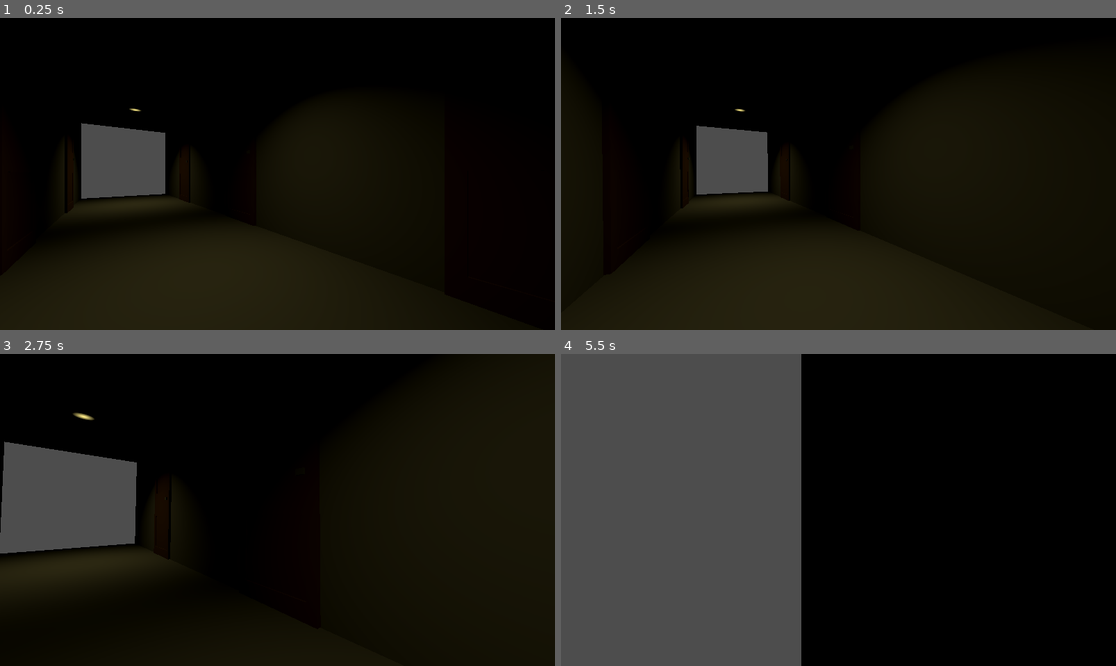
Above: before the commit, frames 1-4 (two rows, left to right).
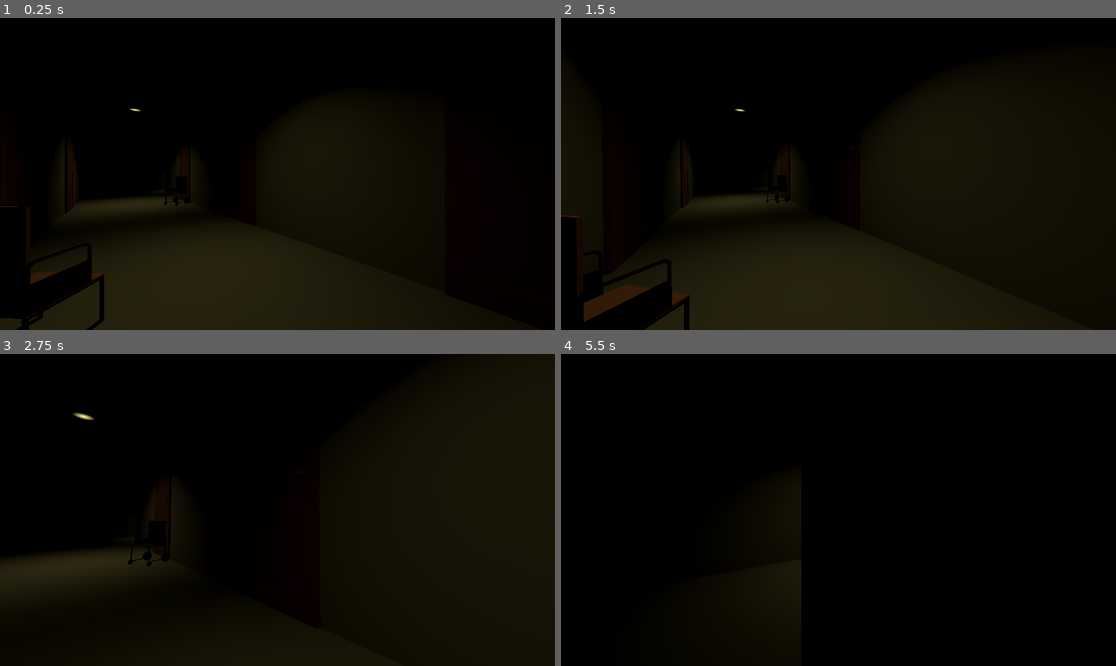
Above: after the commit, the same moments.

Repository: Nawreua/pizza-doggy-jam-4
Game: Godot game, scene res://levels/corridor2b/corridor2b.tscn
Two runs of this game, one before a commit and one after it. Both use one fixed random seed, a clock stepped at 60 frames per second and the inputs below. The project has no main scene, so this scene is started directly.
Inputs (mouse positions are in pixels of both pictures, inside the frame that each line leads up to):
- Up to frame 1 (0.25 s): no input
- Up to frame 2 (1.5 s): tap Enter at 0.5 s; move the mouse to (866, 174) at 0.52 s; hold W (move_forward) from 0.53 s (still down); move the mouse to (810, 174) at 1.27 s
- Up to frame 3 (2.75 s): keep holding W (move_forward); move the mouse to (288, 503) at 2.02 s
- Up to frame 4 (5.5 s): keep holding W (move_forward); move the mouse to (832, 516) at 2.77 s; move the mouse to (877, 513) at 3.52 s; move the mouse to (794, 506) at 4.27 s; move the mouse to (844, 510) at 5.02 s

The runs differ from the first frame. In frame 1, 5.3% of the frame differs, in the area x 0-34%, y 33-100%; in frame 2, 4.5%; in frame 3, 7.6%; in frame 4, 43%, in the area x 0-44%, y 0-100%.

Commit message:
levels: expanded corridor 2b

Diff:
--- a/levels/corridor2b/corridor2b.tscn
+++ b/levels/corridor2b/corridor2b.tscn
@@ -3,7 +3,9 @@
 [ext_resource type="Material" uid="uid://d2wuvwotxphge" path="res://assets/materials/wall_grey.tres" id="1_0hhuj"]
 [ext_resource type="PackedScene" uid="uid://c65ovcsfy68bd" path="res://assets/models/door.glb" id="2_6ggwl"]
 [ext_resource type="PackedScene" uid="uid://cx1t64q6n6hl6" path="res://scenes/player/player.tscn" id="3_75aiw"]
+[ext_resource type="PackedScene" uid="uid://c1riew33xe3aq" path="res://assets/models/chair.glb" id="3_pgt5o"]
 [ext_resource type="PackedScene" uid="uid://dxa8xtqr7xgxb" path="res://scenes/props/lights/spot_light_simple.tscn" id="4_l83in"]
+[ext_resource type="PackedScene" uid="uid://b8u8lg0q386my" path="res://assets/models/wheelchair.glb" id="4_nhkeb"]
 
 [sub_resource type="PlaneMesh" id="PlaneMesh_0hhuj"]
 material = ExtResource("1_0hhuj")
@@ -42,6 +44,52 @@
 material = ExtResource("1_0hhuj")
 flip_faces = true
 size = Vector2(18, 3)
+
+[sub_resource type="PlaneMesh" id="PlaneMesh_nhkeb"]
+material = ExtResource("1_0hhuj")
+size = Vector2(3, 24)
+
+[sub_resource type="ConcavePolygonShape3D" id="ConcavePolygonShape3D_4xrjk"]
+data = PackedVector3Array(1.5, 0, 12, -1.5, 0, 12, 1.5, 0, -12, -1.5, 0, 12, -1.5, 0, -12, 1.5, 0, -12)
+
+[sub_resource type="PlaneMesh" id="PlaneMesh_fb1am"]
+material = ExtResource("1_0hhuj")
+flip_faces = true
+size = Vector2(3.25, 3.25)
+orientation = 2
+
+[sub_resource type="ConcavePolygonShape3D" id="ConcavePolygonShape3D_nhkeb"]
+data = PackedVector3Array(-1.625, -1.625, 0, 1.625, -1.625, 0, 1.625, 1.625, 0, -1.625, 1.625, 0, -1.625, -1.625, 0, 1.625, 1.625, 0)
+
+[sub_resource type="PlaneMesh" id="PlaneMesh_qjoyh"]
+material = ExtResource("1_0hhuj")
+size = Vector2(24, 3.25)
+orientation = 0
+
+[sub_resource type="ConcavePolygonShape3D" id="ConcavePolygonShape3D_fb1am"]
+data = PackedVector3Array(0, -1.625, -12, 0, -1.625, 12, 0, 1.625, -12, 0, -1.625, 12, 0, 1.625, 12, 0, 1.625, -12)
+
+[sub_resource type="PlaneMesh" id="PlaneMesh_6kdt7"]
+material = ExtResource("1_0hhuj")
+size = Vector2(3.25, 3.25)
+orientation = 2
+
+[sub_resource type="ConcavePolygonShape3D" id="ConcavePolygonShape3D_qjoyh"]
+data = PackedVector3Array(1.625, -1.625, 0, -1.625, -1.625, 0, 1.625, 1.625, 0, -1.625, -1.625, 0, -1.625, 1.625, 0, 1.625, 1.625, 0)
+
+[sub_resource type="PlaneMesh" id="PlaneMesh_4xrjk"]
+material = ExtResource("1_0hhuj")
+flip_faces = true
+size = Vector2(23, 3.25)
+orientation = 0
+
+[sub_resource type="ConcavePolygonShape3D" id="ConcavePolygonShape3D_6kdt7"]
+data = PackedVector3Array(0, -1.625, 11.5, 0, -1.625, -11.5, 0, 1.625, -11.5, 0, 1.625, 11.5, 0, -1.625, 11.5, 0, 1.625, -11.5)
+
+[sub_resource type="PlaneMesh" id="PlaneMesh_p414p"]
+material = ExtResource("1_0hhuj")
+flip_faces = true
+size = Vector2(3, 24)
 
 [node name="Corridor2b" type="Node3D" unique_id=170621927]
 
@@ -86,6 +134,55 @@
 transform = Transform3D(1, 0, 0, 0, 1, 0, 0, 0, 1, 0, 3, 0)
 mesh = SubResource("PlaneMesh_l83in")
 
+[node name="Floor2" type="MeshInstance3D" parent="Walls" unique_id=1060993241]
+transform = Transform3D(1, 0, 0, 0, 1, 0, 0, 0, 1, -10.493818, 0, -10.477509)
+mesh = SubResource("PlaneMesh_nhkeb")
+
+[node name="StaticBody3D" type="StaticBody3D" parent="Walls/Floor2" unique_id=1873353653]
+
+[node name="CollisionShape3D" type="CollisionShape3D" parent="Walls/Floor2/StaticBody3D" unique_id=2089537859]
+shape = SubResource("ConcavePolygonShape3D_4xrjk")
+
+[node name="MeshInstance3D4" type="MeshInstance3D" parent="Walls" unique_id=687347478]
+transform = Transform3D(1, 0, 0, 0, 1, 0, 0, 0, 1, -10.379, 1.5132542, 1.488)
+mesh = SubResource("PlaneMesh_fb1am")
+
+[node name="StaticBody3D" type="StaticBody3D" parent="Walls/MeshInstance3D4" unique_id=475477333]
+
+[node name="CollisionShape3D" type="CollisionShape3D" parent="Walls/MeshInstance3D4/StaticBody3D" unique_id=970329206]
+shape = SubResource("ConcavePolygonShape3D_nhkeb")
+
+[node name="MeshInstance3D5" type="MeshInstance3D" parent="Walls" unique_id=768874968]
+transform = Transform3D(1, 0, 0, 0, 1, 0, 0, 0, 1, -11.98099, 1.4684408, -10.51229)
+mesh = SubResource("PlaneMesh_qjoyh")
+
+[node name="StaticBody3D" type="StaticBody3D" parent="Walls/MeshInstance3D5" unique_id=727046143]
+
+[node name="CollisionShape3D" type="CollisionShape3D" parent="Walls/MeshInstance3D5/StaticBody3D" unique_id=2102844114]
+shape = SubResource("ConcavePolygonShape3D_fb1am")
+
+[node name="MeshInstance3D6" type="MeshInstance3D" parent="Walls" unique_id=177883779]
+transform = Transform3D(1, 0, 0, 0, 1, 0, 0, 0, 1, -10.523668, 1.5011275, -22.519026)
+mesh = SubResource("PlaneMesh_6kdt7")
+
+[node name="StaticBody3D" type="StaticBody3D" parent="Walls/MeshInstance3D6" unique_id=1622180577]
+
+[node name="CollisionShape3D" type="CollisionShape3D" parent="Walls/MeshInstance3D6/StaticBody3D" unique_id=1381639909]
+shape = SubResource("ConcavePolygonShape3D_qjoyh")
+
+[node name="MeshInstance3D7" type="MeshInstance3D" parent="Walls" unique_id=1264505931]
+transform = Transform3D(1, 0, 0, 0, 1, 0, 0, 0, 1, -8.989056, 1.4980226, -12.999182)
+mesh = SubResource("PlaneMesh_4xrjk")
+
+[node name="StaticBody3D" type="StaticBody3D" parent="Walls/MeshInstance3D7" unique_id=220808835]
+
+[node name="CollisionShape3D" type="CollisionShape3D" parent="Walls/MeshInstance3D7/StaticBody3D" unique_id=1581133487]
+shape = SubResource("ConcavePolygonShape3D_6kdt7")
+
+[node name="Ceiling2" type="MeshInstance3D" parent="Walls" unique_id=856854864]
+transform = Transform3D(1, 0, 0, 0, 1, 0, 0, 0, 1, -10.494, 3, -10.478)
+mesh = SubResource("PlaneMesh_p414p")
+
 [node name="Props" type="Node" parent="." unique_id=917766844]
 
 [node name="door" parent="Props" unique_id=1893736036 instance=ExtResource("2_6ggwl")]
@@ -112,14 +209,34 @@
 [node name="door8" parent="Props" unique_id=89227635 instance=ExtResource("2_6ggwl")]
 transform = Transform3D(0.5, 0, 0, 0, 0.5, 0, 0, 0, 0.5, -7.558712, 0, 0.18246949)
 
+[node name="chair" parent="Props" unique_id=1806697545 instance=ExtResource("3_pgt5o")]
+transform = Transform3D(0.29651976, 0, -0.40258667, 0, 0.5, 0, 0.40258667, 0, 0.29651976, 8.515379, 0.43898627, -0.73210907)
+
+[node name="chair3" parent="Props" unique_id=739988650 instance=ExtResource("3_pgt5o")]
+transform = Transform3D(-0.33931702, 0, -0.36723828, 0, 0.5, 0, 0.36723828, 0, -0.33931702, 0.2915616, 0.43898627, 1.1850405)
+
+[node name="wheelchair" parent="Props" unique_id=1366926973 instance=ExtResource("4_nhkeb")]
+transform = Transform3D(0.43516496, 0, 0.24623455, 0, 0.5, 0, -0.24623455, 0, 0.43516496, -4.5677476, -0.18730825, -1.4894929)
+
 [node name="Player" parent="." unique_id=798795127 instance=ExtResource("3_75aiw")]
 transform = Transform3D(0.63883495, 0, 0.7693438, 0, 1, 0, -0.7693438, 0, 0.63883495, 2.4123077, 0.16431761, 0.81243026)
 
-[node name="SpotLight3D" parent="." unique_id=83524157 instance=ExtResource("4_l83in")]
+[node name="Lights" type="Node" parent="." unique_id=21100854]
+
+[node name="SpotLight3D" parent="Lights" unique_id=83524157 instance=ExtResource("4_l83in")]
 transform = Transform3D(1, 0, 0, 0, 0.009983092, 0.9999502, 0, -0.9999502, 0.009983092, 0.37995553, 2.9247742, 0)
 
-[node name="SpotLight3D2" parent="." unique_id=497191399 instance=ExtResource("4_l83in")]
+[node name="SpotLight3D2" parent="Lights" unique_id=497191399 instance=ExtResource("4_l83in")]
 transform = Transform3D(1, 0, 0, 0, 0.009983092, 0.9999502, 0, -0.9999502, 0.009983092, 6.443967, 2.9247742, 0)
 
-[node name="SpotLight3D3" parent="." unique_id=326003954 instance=ExtResource("4_l83in")]
+[node name="SpotLight3D3" parent="Lights" unique_id=326003954 instance=ExtResource("4_l83in")]
 transform = Transform3D(1, 0, 0, 0, 0.009983092, 0.9999502, 0, -0.9999502, 0.009983092, -5.5888042, 2.9247742, 0)
+
+[node name="SpotLight3D4" parent="Lights" unique_id=1146342036 instance=ExtResource("4_l83in")]
+transform = Transform3D(1, 0, 0, 0, 0.009983092, 0.9999502, 0, -0.9999502, 0.009983092, -10.42477, 2.9247742, -3.9504066)
+
+[node name="SpotLight3D5" parent="Lights" unique_id=1556227645 instance=ExtResource("4_l83in")]
+transform = Transform3D(1, 0, 0, 0, 0.009983092, 0.9999502, 0, -0.9999502, 0.009983092, -10.42477, 2.9247742, -12.0023575)
+
+[node name="SpotLight3D6" parent="Lights" unique_id=20096126 instance=ExtResource("4_l83in")]
+transform = Transform3D(1, 0, 0, 0, 0.009983092, 0.9999502, 0, -0.9999502, 0.009983092, -10.42477, 2.9247742, -19.920664)
